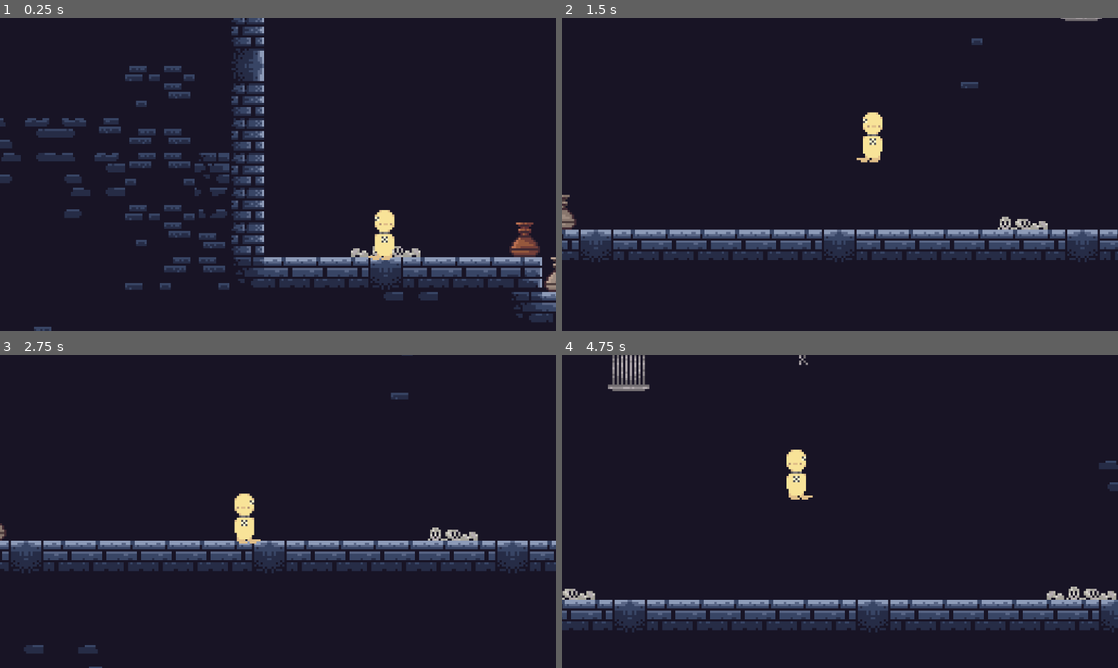
Above: before the commit, frames 1-4 (two rows, left to right).
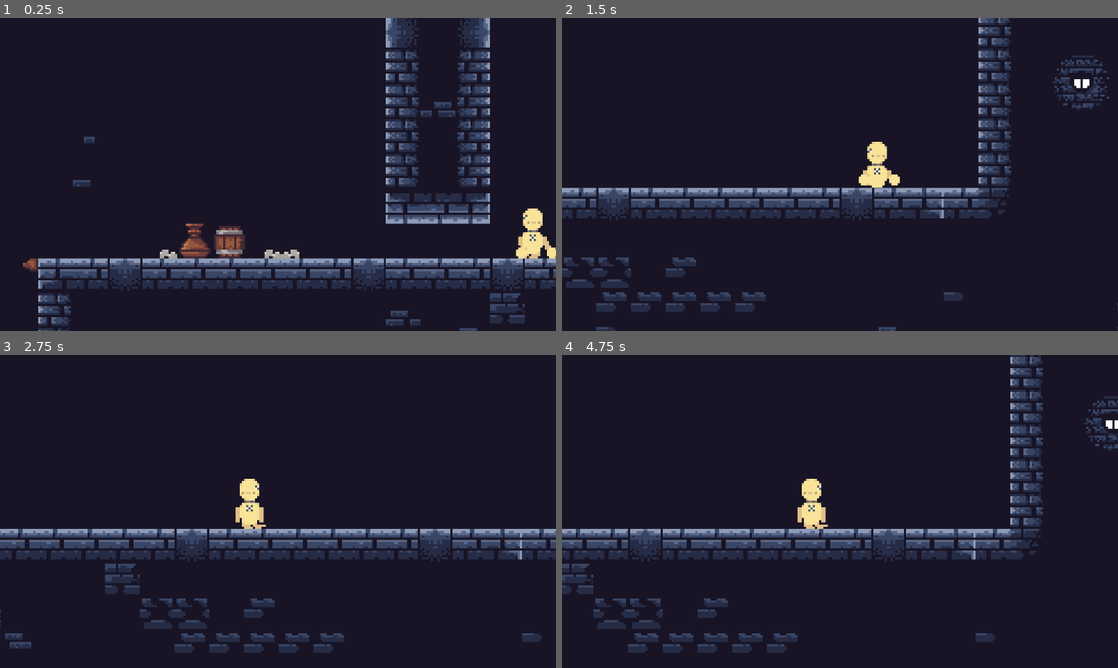
Above: after the commit, the same moments.

Repository: Splatube/EchoesOfSacrifice
Game: Godot game, scene res://Scenes/level.tscn
The game is run twice, just before and just after one commit, with the same random seed, the same clock (stepped at 60 frames per second) and the same inputs.
Inputs:
- Up to frame 1 (0.25 s): no input
- Up to frame 2 (1.5 s): hold Space (Jump) 0.53-1.28 s; hold D (Right) from 0.53 s (still down); tap Shift (Dash) at 0.6 s; tap Space (Jump) at 1.35 s
- Up to frame 3 (2.75 s): tap Space (Jump) at 1.52, 1.82 s; tap Shift (Dash) at 1.55, 2.1 s; release D (Right) at 2.03 s; hold A (Left) from 2.03 s (still down); hold Space (Jump) from 2.03 s (still down)
- Up to frame 4 (4.75 s): release A (Left) at 2.78 s; release Space (Jump) at 2.78 s; hold D (Right) 2.78-4.28 s; tap Shift (Dash) at 2.85, 4.35 s; tap Space (Jump) at 3.02, 3.32, 4.52 s; hold Space (Jump) 3.53-4.28 s; hold A (Left) from 4.28 s (still down)

The runs differ from the first frame. In frame 1, 23% of the frame differs, in the area x 0-100%, y 0-100%; in frame 2, 19%; in frame 3, 13%; in frame 4, 20%.

Commit message:
This took so long kill me.

Diff:
--- a/Scenes/level.tscn
+++ b/Scenes/level.tscn
@@ -9,8 +9,9 @@
 [node name="Map" parent="." instance=ExtResource("1_6phgx")]
 
 [node name="Player" parent="." instance=ExtResource("1_tumq0")]
-position = Vector2(780, 432)
+position = Vector2(1798, 454)
 speed = 200
+feet = false
 
 [node name="Camera2D" type="Camera2D" parent="." node_paths=PackedStringArray("target")]
 zoom = Vector2(5, 5)
--- a/Scenes/player.tscn
+++ b/Scenes/player.tscn
@@ -1,7 +1,7 @@
 [gd_scene load_steps=4 format=3 uid="uid://hyqi75jxsnv7"]
 
 [ext_resource type="Script" uid="uid://btitk4k85l50" path="res://Scripts/player.gd" id="1_cvnsp"]
-[ext_resource type="Texture2D" uid="uid://ixd0n680p4gy" path="res://Assets/Dummy.png" id="1_v0iea"]
+[ext_resource type="Texture2D" uid="uid://ikpg0rpl1sbq" path="res://Assets/Dummy-Feet-Hands.png" id="2_cvnsp"]
 
 [sub_resource type="CapsuleShape2D" id="CapsuleShape2D_cvnsp"]
 radius = 5.0
@@ -9,13 +9,13 @@
 
 [node name="Player" type="CharacterBody2D"]
 script = ExtResource("1_cvnsp")
-arms = false
-legs = false
 
 [node name="Sprite" type="Sprite2D" parent="."]
 texture_filter = 1
-texture = ExtResource("1_v0iea")
+position = Vector2(2, 0)
+texture = ExtResource("2_cvnsp")
 
 [node name="Collision" type="CollisionShape2D" parent="."]
-position = Vector2(-1.333334, 0)
+position = Vector2(0.5, -3.75)
+scale = Vector2(0.9, 0.9)
 shape = SubResource("CapsuleShape2D_cvnsp")
--- a/Scripts/player.gd
+++ b/Scripts/player.gd
@@ -12,49 +12,93 @@
 @export var arms = true
 @export var hands = true
 @export var legs = true
+@export var feet = true
+
+var climbed = false
 
 # Get the gravity from the project settings so you can sync with rigid body nodes.
 var gravity = ProjectSettings.get_setting("physics/2d/default_gravity")
 
 func _process(_delta):
 	if !head and !arms and !legs:
+		player_texture("res://Assets/Dummy-Head-Legs-Arms.png")
+		collision(0.5, 0)
+	elif !head and !hands and !legs:
+		player_texture("res://Assets/Dummy-Head-Legs-Hands.png")
+		collision(0.5, 0)
+	elif !head and !arms and !feet:
 		player_texture("res://Assets/Dummy-Head-Feet-Arms.png")
+		collision(0.5,1)
+	elif !head and !hands and !feet:
+		player_texture("res://Assets/Dummy-Head-Feet-Hands.png")
+		collision(0.5,1)
 	elif !head and !arms:
 		player_texture("res://Assets/Dummy-Head-Arms.png")
+		collision(0.7,4)
+	elif !head and !hands:
+		player_texture("res://Assets/Dummy-Head-Hands.png")
+		collision(0.7,4)
 	elif !head and !legs:
+		player_texture("res://Assets/Dummy-Head-Legs.png")
+		collision(0.4,1)
+	elif !head and !feet:
 		player_texture("res://Assets/Dummy-Head-Feet.png")
+		collision(0.5,1.5)
 	elif !head:
 		player_texture("res://Assets/Dummy-Head.png")
+		collision(0.7,4)
 	elif !arms and !legs:
+		player_texture("res://Assets/Dummy-Legs-Arms.png")
+		collision(0.8,-4.25)
+	elif !arms and !feet:
 		player_texture("res://Assets/Dummy-Feet-Arms.png")
+		collision(0.9,-3.75)
+	elif !hands and !feet:
+		player_texture("res://Assets/Dummy-Feet-Hands.png")
+		collision(0.9,-3.75)
+	elif !hands and !legs:
+		player_texture("res://Assets/Dummy-Legs-Hands.png")
+		collision(0.4,1)
 	elif !arms:
 		player_texture("res://Assets/Dummy-Arms.png")
+		collision(1,0)
 	elif !legs:
+		player_texture("res://Assets/Dummy-Legs.png")
+		collision(0.8,-4.25)
+	elif !hands:
+		player_texture("res://Assets/Dummy-Hands.png")
+		collision(1,0)
+	elif !feet:
 		player_texture("res://Assets/Dummy-Feet.png")
+		collision(0.9,-3.75)
 	else:
 		player_texture("res://Assets/Dummy.png")
-
-	if !legs:
-		$Collision.scale.y = 0.5
-	else:
-		$Collision.scale.y = 1
+		collision(1,0)
 
 func _physics_process(delta):
 	# Add the gravity.
 	velocity.y += gravity * delta
 
 	# Handle Jump.
-	if Input.is_action_just_pressed("Jump") and is_on_floor():
+	if Input.is_action_just_pressed("Jump") and is_on_floor() and (feet):
 		velocity.y = -jump_speed
+		feet = false
 
-	if Input.is_action_just_pressed("Dash"):
+	if Input.is_action_just_pressed("Dash") and legs:
 		dash = dash_speed
+		legs = false
+		feet = false
 		await get_tree().create_timer(0.25).timeout
 		dash = 1
 
-	if Input.is_action_pressed("Jump") and is_on_wall():
+	if Input.is_action_pressed("Jump") and is_on_wall() and hands:
 		var direction = Input.get_axis("Up", "Down")
 		velocity.y = direction * climb_speed
+		climbed = true
+
+	if Input.is_action_just_released("Jump") and is_on_wall() and climbed:
+		hands = false
+		climbed = false
 
 	else:
 		# Get the input direction.
@@ -70,3 +114,7 @@
 
 func player_texture(texture: String) -> void:
 	$Sprite.texture = load(texture)
+
+func collision(scale, position):
+	$Collision.scale.y = scale
+	$Collision.position.y = position
Binary file added: Assets/Dummy-Head-Feet-Hands.png
Not shown, added: Assets/Dummy-Head-Feet-Hands.png.import
Binary file added: Assets/Dummy-Head-Hands.png
Not shown, added: Assets/Dummy-Head-Hands.png.import
Binary file added: Assets/Dummy-Head-Legs-Arms.png
Not shown, added: Assets/Dummy-Head-Legs-Arms.png.import
Binary file added: Assets/Dummy-Head-Legs-Hands.png
Not shown, added: Assets/Dummy-Head-Legs-Hands.png.import
Binary file added: Assets/Dummy-Head-Legs.png
Not shown, added: Assets/Dummy-Head-Legs.png.import
Binary file added: Assets/Dummy-Legs-Arms.png
Not shown, added: Assets/Dummy-Legs-Arms.png.import
(and 4 more such lines)
